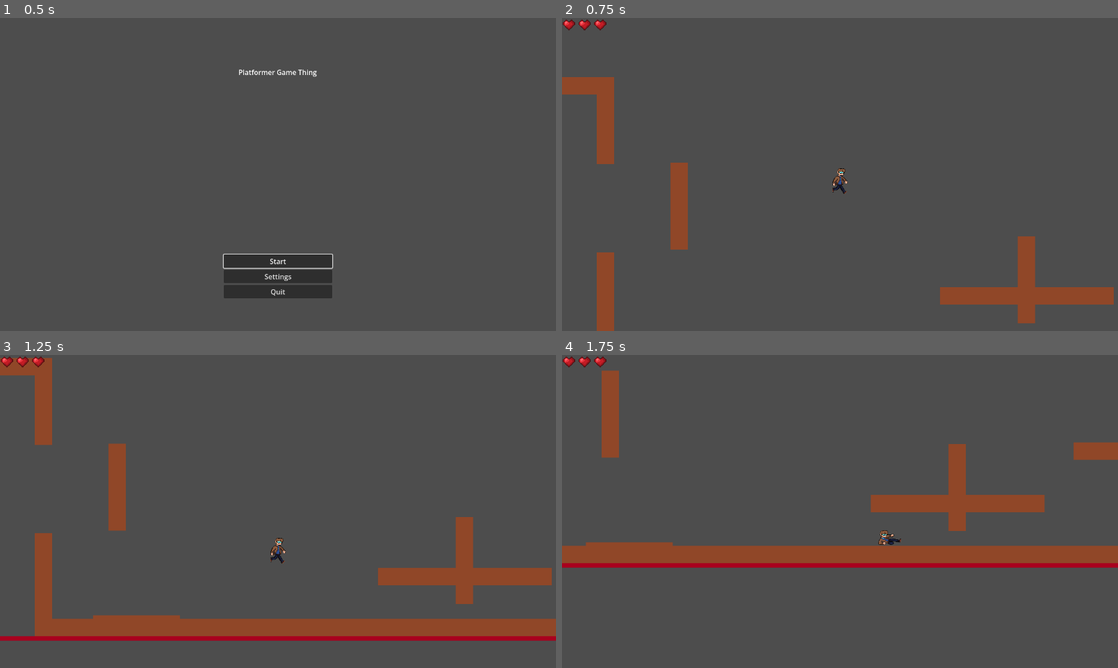
Above: before the commit, frames 1-4 (two rows, left to right).
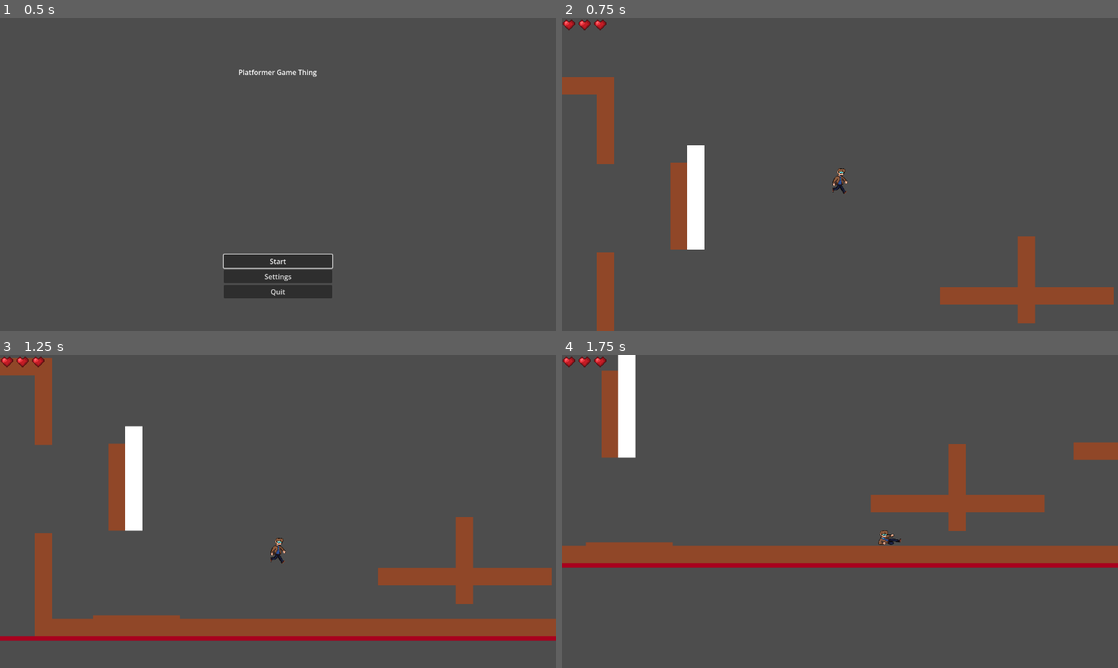
Above: after the commit, the same moments.

Repository: ShadowKnight-13/Platformer-Game
Game: Godot game, scene res://UI/main_menu.tscn
Same seed, same stepped clock (60 frames per second), same inputs: the game is played once before the commit and once after it.
Inputs:
- Up to frame 1 (0.5 s): no input
- Up to frame 2 (0.75 s): click "Start" at 0.5 s
- Up to frame 3 (1.25 s): no input
- Up to frame 4 (1.75 s): hold D (move_right) from 1.28 s (still down); tap Shift (dash) at 1.35 s; tap Space (jump) at 1.52 s

Frame 1 is identical in both runs. In frame 2, 1.0% of the frame differs, in the area x 22-26%, y 40-74%; in frame 3, 1.0%; in frame 4, 1.1%, in the area x 10-14%, y 0-33%.

Commit message:
slippery walls

Diff:
--- a/Level.tscn
+++ b/Level.tscn
@@ -5,6 +5,7 @@
 [ext_resource type="PackedScene" uid="uid://bdnqctr86ybgi" path="res://kill_object.tscn" id="3_2nifc"]
 [ext_resource type="PackedScene" uid="uid://j4e6j6iup1jo" path="res://checkpointnode.tscn" id="4_wkftn"]
 [ext_resource type="PackedScene" uid="uid://3ngjlfokelpb" path="res://checkpoint.tscn" id="5_q4iis"]
+[ext_resource type="PackedScene" uid="uid://bpfia33vcllfh" path="res://slippery_platform.tscn" id="6_m3clv"]
 
 [node name="Level" type="Node2D" unique_id=1001620118]
 
@@ -173,3 +174,8 @@
 [node name="KillObject9" parent="." unique_id=715915132 instance=ExtResource("3_2nifc")]
 position = Vector2(-1664, 490)
 scale = Vector2(1, 5)
+
+[node name="Slippery_Platform" parent="." unique_id=843605006 instance=ExtResource("6_m3clv")]
+position = Vector2(-132, 257)
+rotation = 1.5707964
+scale = Vector2(3, 2)
--- a/Player.gd
+++ b/Player.gd
@@ -60,6 +60,27 @@
 func damage_player():
 	health = health - 1
 	emit_signal("health_changed", health)
+
+# NEW FUNCTION: Check if we're on a grippable wall
+# Returns true only for layer 2 (World - Platforming)
+# Returns false for layer 4 (World - Slippery Walls)
+func is_on_grippable_wall() -> bool:
+	# First check if we're touching any wall
+	if not is_on_wall():
+		return false
+
+	# Check each collision to see if it's on the grippable layer
+	for i in get_slide_collision_count():
+		var collision := get_slide_collision(i)
+		var collider := collision.get_collider()
+
+		# Check if collider is on layer 2 (World - Platforming)
+		# Bit 1 represents layer 2 (0-indexed, so layer 2 = bit 1)
+		if collider.collision_layer & (1 << 1):
+			return true
+
+	# No grippable walls found
+	return false
 
 func _physics_process(delta):
 	var x_input = Input.get_axis("move_left", "move_right")
@@ -173,8 +194,9 @@
 
 	# === INITIATE DASH/DIVE ===
 	if Input.is_action_just_pressed("dash") and not is_dashing and dash_cooldown_remaining <= 0:
-		# Check if we're on a wall FIRST (highest priority)
-		if is_stuck_to_wall and is_on_wall() and not is_on_floor():
+		# Check if we're on a GRIPPABLE wall FIRST (highest priority)
+		# UPDATED: Use is_on_grippable_wall() instead of is_on_wall()
+		if is_stuck_to_wall and is_on_grippable_wall() and not is_on_floor():
 			# WALL DASH - Automatically dash away from wall
 			is_dashing = true
 			is_air_dive = true
@@ -240,8 +262,8 @@
 
 		# Determine which wall we're on
 		var wall_normal = get_wall_normal()
-		var on_left_wall = is_on_wall() and wall_normal.x > 0
-		var on_right_wall = is_on_wall() and wall_normal.x < 0
+		var on_left_wall = is_on_grippable_wall() and wall_normal.x > 0  # UPDATED
+		var on_right_wall = is_on_grippable_wall() and wall_normal.x < 0  # UPDATED
 
 		# Check if pressing AWAY from wall
 		var pressing_away_from_wall = false
@@ -250,8 +272,9 @@
 		elif on_right_wall and x_input < 0:
 			pressing_away_from_wall = true
 
-		# Check if we JUST touched a wall (and should grab it)
-		if is_on_wall() and not is_on_floor() and not is_stuck_to_wall and not pressing_away_from_wall:
+		# Check if we JUST touched a GRIPPABLE wall (and should grab it)
+		# UPDATED: Use is_on_grippable_wall() instead of is_on_wall()
+		if is_on_grippable_wall() and not is_on_floor() and not is_stuck_to_wall and not pressing_away_from_wall:
 			# Only grab if moving downward (falling) or just barely upward
 			if velocity.y >= -100:  # Allow slight upward velocity
 				is_stuck_to_wall = true
@@ -260,8 +283,9 @@
 		# === WALL STICK & SLIDE PHYSICS ===
 		var is_wall_sliding = false
 
-		# Apply wall stick/slide physics if stuck
-		if is_stuck_to_wall and is_on_wall() and not is_on_floor():
+		# Apply wall stick/slide physics if stuck ON A GRIPPABLE WALL
+		# UPDATED: Use is_on_grippable_wall() instead of is_on_wall()
+		if is_stuck_to_wall and is_on_grippable_wall() and not is_on_floor():
 			is_wall_sliding = true
 
 			if wall_stick_time < WALL_STICK_DURATION:
@@ -284,9 +308,10 @@
 
 		# Check if we should STOP sticking to wall (AFTER checking actions)
 		# This way dash/jump take priority over manual release
+		# UPDATED: Use is_on_grippable_wall() instead of is_on_wall()
 		if is_stuck_to_wall and not is_wall_sliding:
 			# Only release manually if NOT currently on wall OR pressing away OR on floor
-			if pressing_away_from_wall or not is_on_wall() or is_on_floor():
+			if pressing_away_from_wall or not is_on_grippable_wall() or is_on_floor():
 				is_stuck_to_wall = false
 				wall_stick_time = 0.0
 
--- a/Player.tscn
+++ b/Player.tscn
@@ -131,7 +131,7 @@
 }
 
 [node name="Player" type="CharacterBody2D" unique_id=509081286 groups=["player"]]
-collision_mask = 7
+collision_mask = 15
 script = ExtResource("1_8y7yc")
 
 [node name="CollisionShape2D" type="CollisionShape2D" parent="." unique_id=487469612]
--- a/cactus.gd
+++ b/cactus.gd
@@ -9,5 +9,5 @@
 
 func _on_hurt_box_body_shape_entered(_body_rid: RID, body: Node2D, _body_shape_index: int, _local_shape_index: int) -> void:
 	if body.is_in_group("player"):
-		body.damage_player(-1)
+		body.damage_player()
 		print("Ouch!")
--- /dev/null
+++ b/slippery_platform.tscn
@@ -0,0 +1,16 @@
+[gd_scene format=3 uid="uid://bpfia33vcllfh"]
+
+[sub_resource type="RectangleShape2D" id="RectangleShape2D_v5jdc"]
+size = Vector2(80, 20)
+
+[node name="Slippery_Platform" type="StaticBody2D" unique_id=843605006]
+collision_layer = 8
+
+[node name="ColorRect" type="ColorRect" parent="." unique_id=932557348]
+offset_left = -40.0
+offset_top = -10.0
+offset_right = 40.0
+offset_bottom = 10.0
+
+[node name="CollisionShape2D" type="CollisionShape2D" parent="." unique_id=1948972821]
+shape = SubResource("RectangleShape2D_v5jdc")
